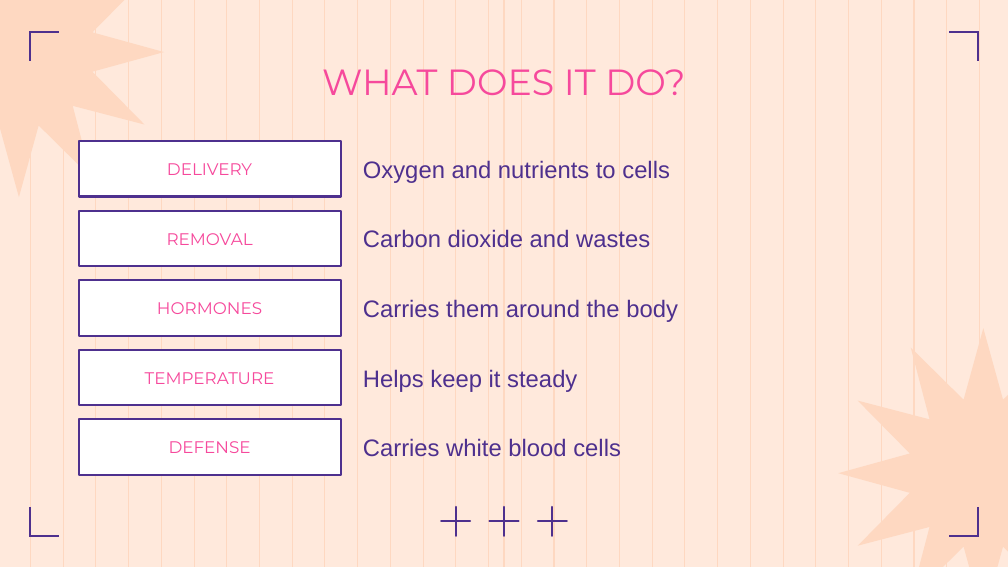
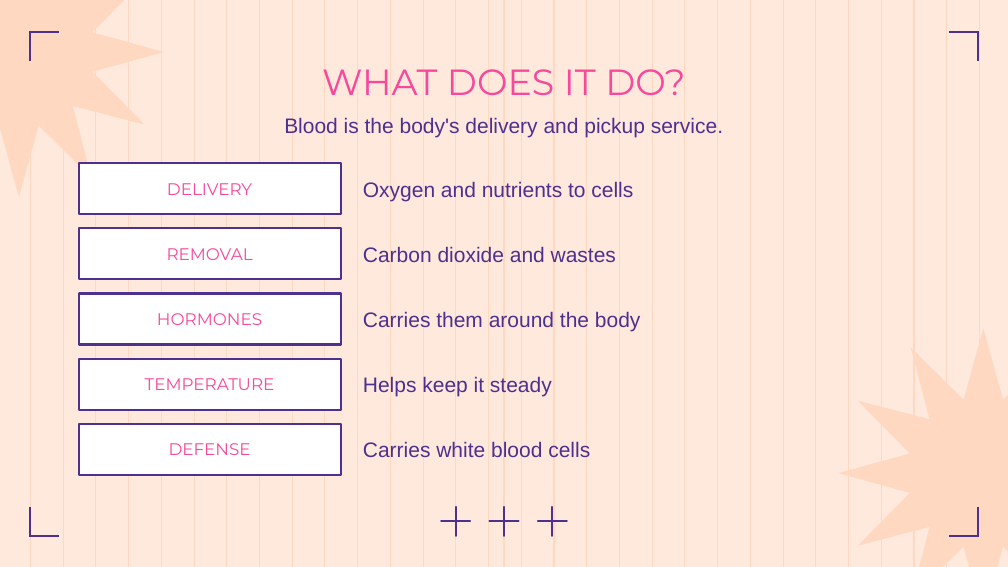
Before and after one commit to Ezkiel2004/Anthropotomy, a slide deck: slide 7 of docs/body-systems/circulatory-system.pptx (slide 6 before the commit). Drawn at 1008x567 pixels with LibreOffice and Linux fonts; fonts in the diff are those of the drawing. Boxes give left, top, right and bottom in pixels: in the first picture for what was removed or moved away, otherwise in the second. Text is boxed around its words. In the diff, an @@ line names an element or a change of style, - is before the commit and + after.

```diff
--- a/docs/body-systems/circulatory-system.pptx
+++ b/docs/body-systems/circulatory-system.pptx
@@ text added at bbox=[284, 117, 723, 138], 15 pt, text #4E308E @@
+Blood is the body's delivery and pickup service.
@@ rectangle "DELIVERY": place and size @@
-rectangle "DELIVERY" at bbox=[79, 141, 341, 197]
+rectangle "DELIVERY" at bbox=[79, 163, 341, 215]
@@ size 17 to 15 pt in 5 elements at bbox=[363, 441, 590, 458], bbox=[363, 376, 552, 397], bbox=[363, 311, 641, 331], bbox=[363, 246, 616, 262], bbox=[363, 181, 633, 201] @@
@@ text "Oxygen and nutrients to cells": place and size @@
-text "Oxygen and nutrients to cells" at bbox=[363, 160, 670, 183]
+text "Oxygen and nutrients to cells" at bbox=[363, 181, 633, 201]
@@ rectangle "REMOVAL": place and size @@
-rectangle "REMOVAL" at bbox=[79, 211, 341, 266]
+rectangle "REMOVAL" at bbox=[79, 229, 341, 280]
@@ text "Carbon dioxide and wastes": place and size @@
-text "Carbon dioxide and wastes" at bbox=[363, 229, 650, 248]
+text "Carbon dioxide and wastes" at bbox=[363, 246, 616, 262]
@@ rectangle "HORMONES": place and size @@
-rectangle "HORMONES" at bbox=[79, 280, 341, 336]
+rectangle "HORMONES" at bbox=[79, 293, 341, 345]
@@ text "Carries them around the body": place and size @@
-text "Carries them around the body" at bbox=[363, 299, 678, 322]
+text "Carries them around the body" at bbox=[363, 311, 641, 331]
@@ rectangle "TEMPERATURE": place and size @@
-rectangle "TEMPERATURE" at bbox=[79, 350, 341, 405]
+rectangle "TEMPERATURE" at bbox=[79, 359, 341, 410]
@@ text "Helps keep it steady": place and size @@
-text "Helps keep it steady" at bbox=[363, 369, 577, 392]
+text "Helps keep it steady" at bbox=[363, 376, 552, 397]
@@ rectangle "DEFENSE": place and size @@
-rectangle "DEFENSE" at bbox=[79, 419, 341, 475]
+rectangle "DEFENSE" at bbox=[79, 423, 341, 475]
```
Also in this commit, not shown: 5 other slides changed, 1 slide added, 10 other files.
